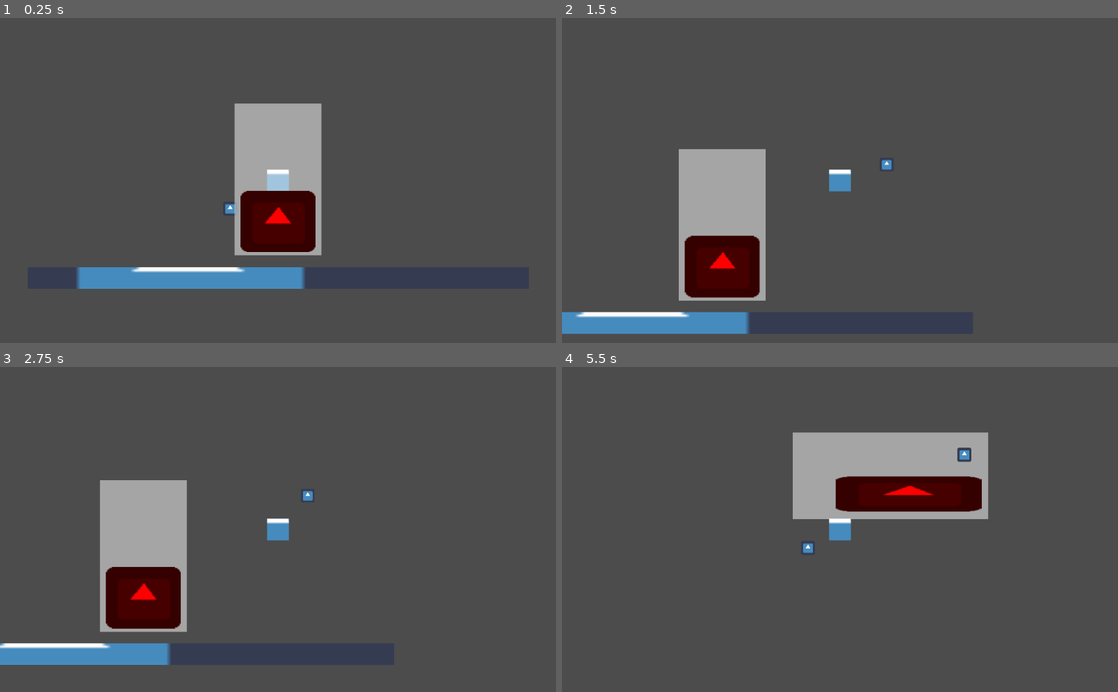
Above: before the commit, frames 1-4 (two rows, left to right).
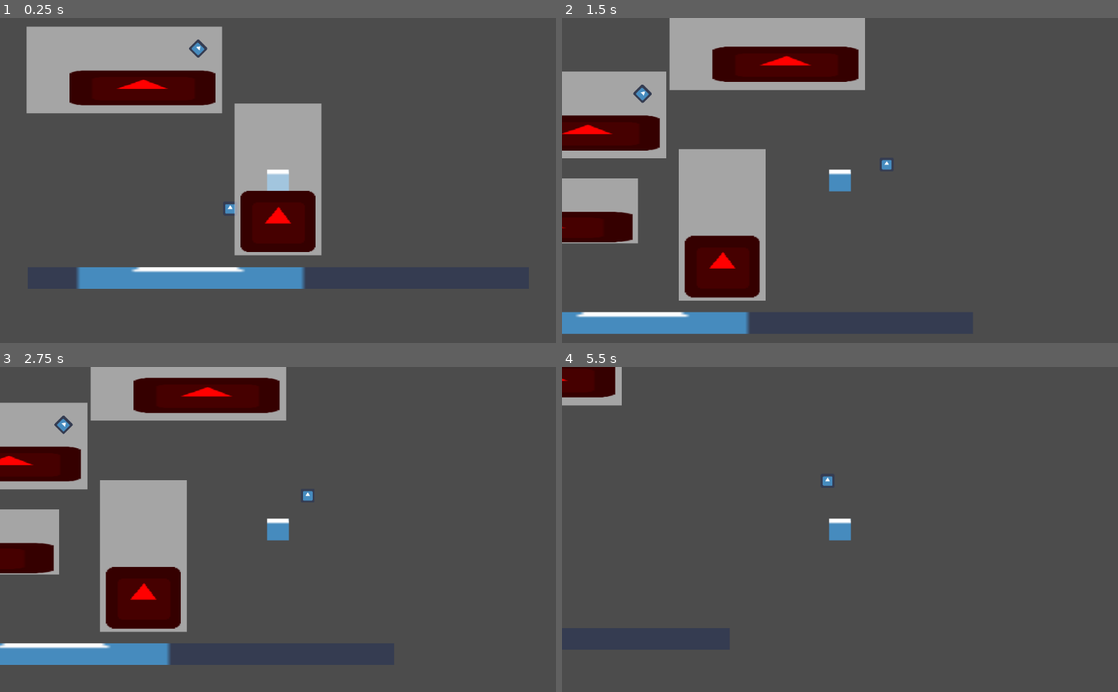
Above: after the commit, the same moments.

Repository: mdrgon1/GWJ-22-Spinzo
Game: Godot game, scene res://Main.tscn
The game is run twice, just before and just after one commit, with the same random seed, the same clock (stepped at 60 frames per second) and the same inputs. The engine's default icon, where the game draws it, is replaced by a stand-in: a white triangle on a blue panel in a dark square.
Inputs:
- Up to frame 1 (0.25 s): no input
- Up to frame 2 (1.5 s): hold E (throw_ball) 0.53-1.28 s; hold Right (move_right) from 0.53 s (still down); tap W (jump) at 0.77 s; tap X at 1.35 s
- Up to frame 3 (2.75 s): tap W (jump) at 1.52 s; release Right (move_right) at 2.03 s; hold A (move_left) from 2.03 s (still down); hold E (throw_ball) from 2.03 s (still down)
- Up to frame 4 (5.5 s): release A (move_left) at 2.78 s; release E (throw_ball) at 2.78 s; hold Right (move_right) 2.78-4.28 s; tap X at 2.85, 4.35 s; tap W (jump) at 3.02, 3.77, 4.52 s; hold E (throw_ball) 3.53-4.28 s; hold A (move_left) 4.28-5.03 s; hold Right (move_right) from 5.03 s (still down); hold E (throw_ball) from 5.03 s (still down)

The runs differ from the first frame. In frame 1, 9.3% of the frame differs, in the area x 4-40%, y 2-30%; in frame 2, 15%, in the area x 0-55%, y 0-70%; in frame 3, 12%; in frame 4, 11%.

Commit message:
Revert "level despawning now uses rect_bounds"
This reverts commit 18edbddb08bdb10baf2b08cf12fcb569d0cf8c17.

Diff:
--- a/Project/Scripts/LevelTemplate.gd
+++ b/Project/Scripts/LevelTemplate.gd
@@ -12,6 +12,11 @@
 	if(Engine.is_editor_hint()):
 		update()
 
+	# clean out deleted levels
+	for i in range(following_levels.size()):
+		if(is_instance_valid(following_levels[i])):
+			following_levels.remove(i)
+			break
 
 func _draw():
 	draw_rect(bounds_rect, Color(1, 1, 1, 0.5))
--- a/Project/Scripts/MainLevel.gd
+++ b/Project/Scripts/MainLevel.gd
@@ -1,19 +1,13 @@
-extends Node2D
+extends Node
 
 const IN_FRAME_BUFFER = 0
-const LEVEL_SPAWN_BOUNDS = Rect2(Vector2(-100, -50), Vector2(200, -150))
-const DESPAWN_RECT = Rect2(Vector2(-150, -100), Vector2(150 * 2, 600))
+const LEVEL_SPAWN_BOUNDS = Rect2(Vector2(-100, -10), Vector2(100, -80))
+const SPAWN_THRESHOLD_X = 700
 
 var num_levels = 3
 var active_levels = []
 
 onready var camera : Camera2D = $Camera2D
-
-func _draw():
-	var despawn_bounds = LEVEL_SPAWN_BOUNDS
-	#despawn_bounds.position += camera.position
-
-	#draw_rect(despawn_bounds, Color(1, 1, 1, 0.5))
 
 func _process(delta):
 
@@ -25,28 +19,23 @@
 	if(active_levels.size() >= 2):
 		pass
 
-	var despawn_bounds = DESPAWN_RECT
-	despawn_bounds.position += camera.position
-
-	update()
-
 	for i in range(active_levels.size()):
 		var level = active_levels[i]
-		var level_bounds = level.bounds_rect
-		level_bounds.position += level.position
 
 		# despawn levels
 		if(!is_instance_valid(level)):
 			active_levels.remove(i)
 			break;
 
-		if(!level_bounds.intersects(despawn_bounds)):
+		var lower_bound = camera.position.y + ProjectSettings.get_setting("display/window/size/height") * camera.zoom.y + IN_FRAME_BUFFER
+		var upper_bound = camera.position.y * 2 - lower_bound
+		if(level.position.y > lower_bound):
 			level.queue_free()
 			active_levels.erase(level)
 			break
 
 		# create new levels if necessary
-		if(level.following_levels.size() == 0 && despawn_bounds.encloses(level_bounds)):
+		if(level.following_levels.size() == 0 && level.position.y >= upper_bound && abs(level.position.x - camera.position.x) < SPAWN_THRESHOLD_X):
 			for j in range((randi() % 2) + 1):
 				var new_level_pos = Vector2(randf(), randf())
 				new_level_pos.x *= LEVEL_SPAWN_BOUNDS.size.x
